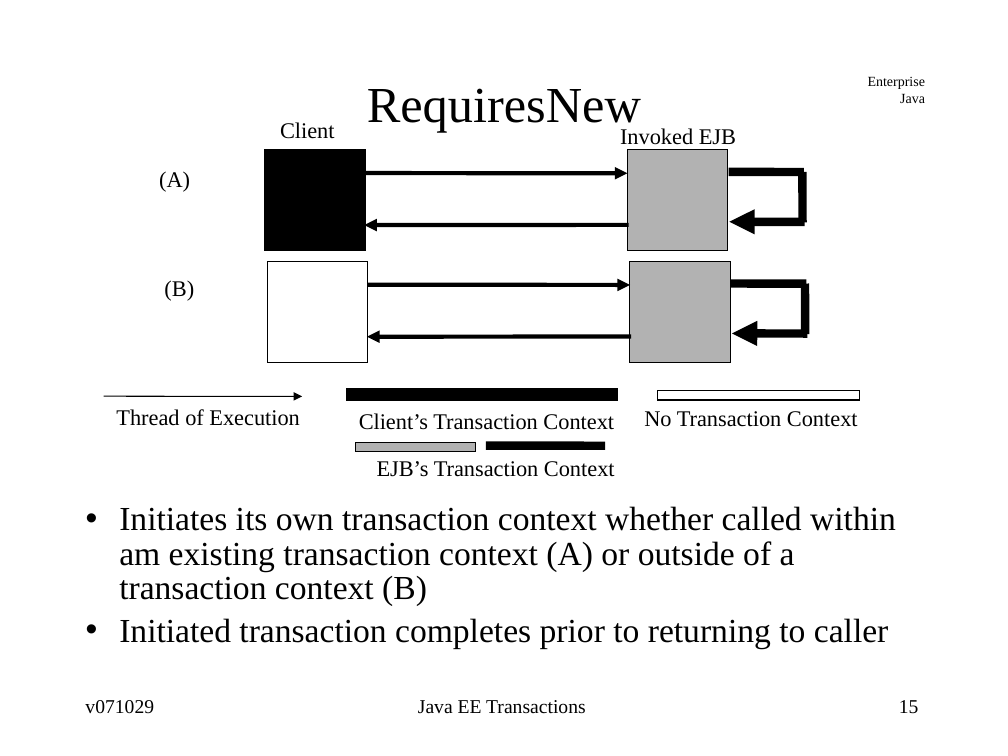
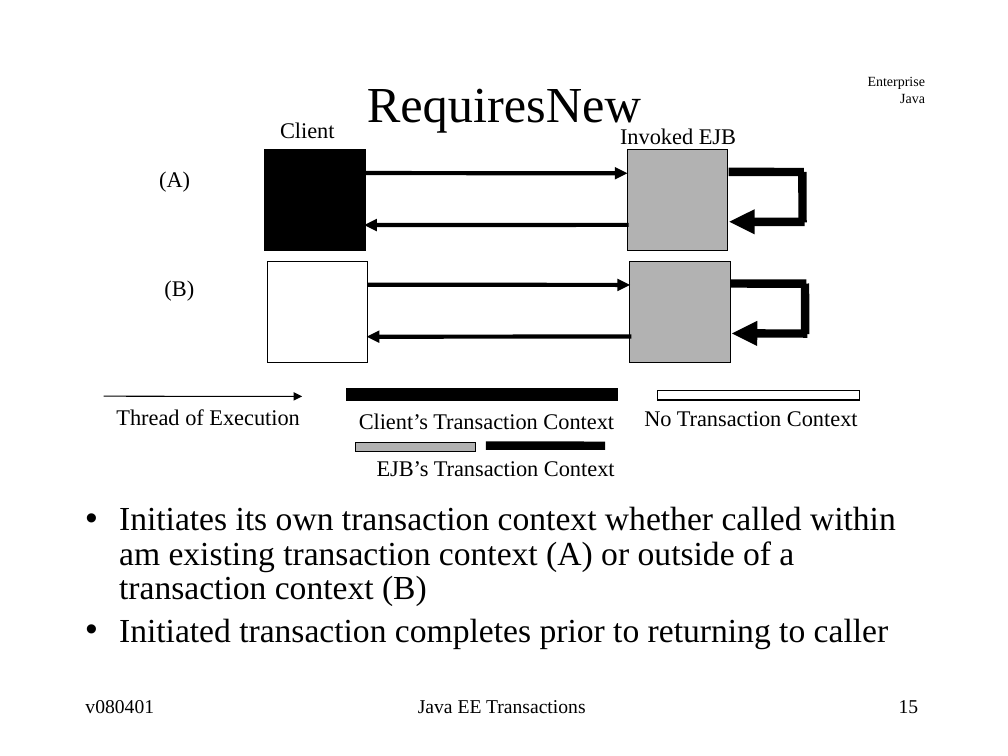
Before and after one commit to jcstaff/ejava-javaee, a slide deck: slide 15 of txReservation/src/site/resources/lectures/javaeeTransactions.ppt. Drawn at 1008x756 pixels with LibreOffice and Linux fonts; fonts in the diff are those of the drawing. Boxes give left, top, right and bottom in pixels: in the first picture for what was removed or moved away, otherwise in the second. Text is boxed around its words. In the diff, an @@ line names an element or a change of style, - is before the commit and + after.

```diff
--- a/txReservation/src/site/resources/lectures/javaeeTransactions.ppt
+++ b/txReservation/src/site/resources/lectures/javaeeTransactions.ppt
@@ text "Initiates its own transaction context ..." at (x1=119, y1=506, x2=896, y2=648): indent changed @@
@@ text at (x1=85, y1=700, x2=154, y2=714): text changed @@
-v071029
+v080401
```
Also in this commit, not shown: 39 other slides changed, 1 other file.
